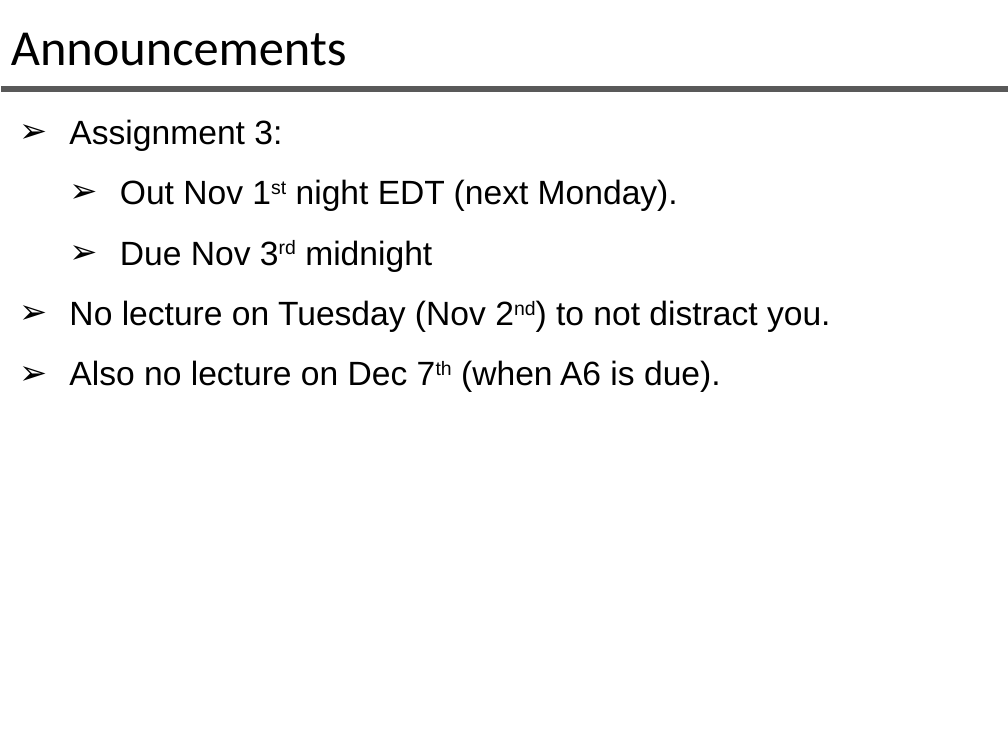
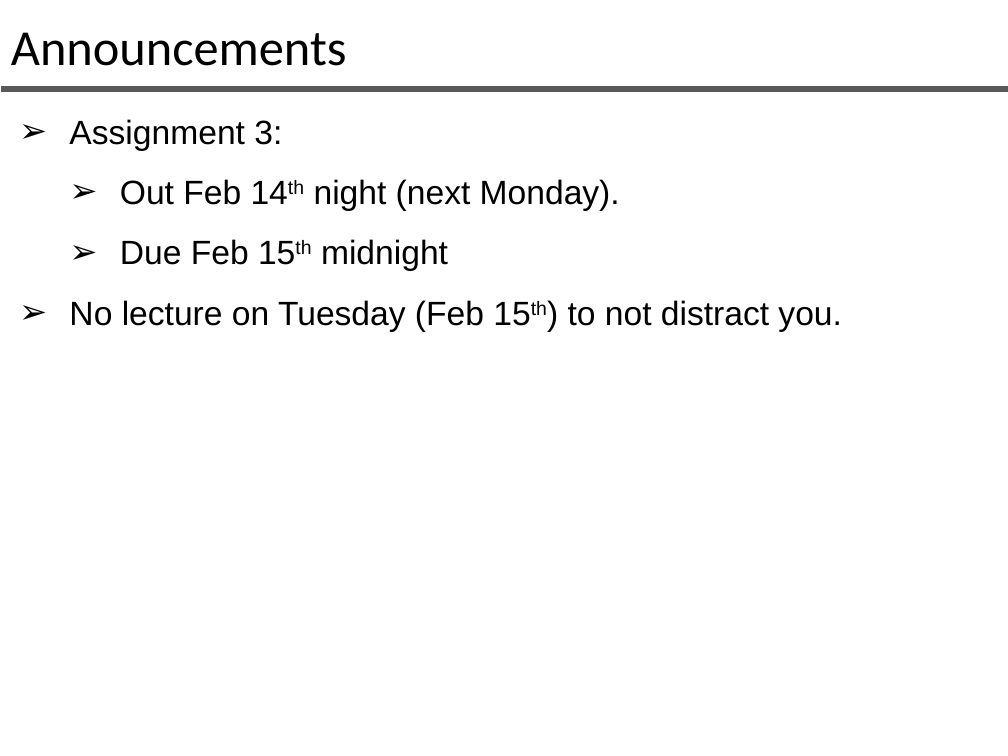
Before and after one commit to queryproc/slides, a slide deck: slide 4 of 11-physical-data-organization.pptx (slide 3 before the commit). Drawn at 1008x756 pixels with LibreOffice and Linux fonts; fonts in the diff are those of the drawing. Boxes give left, top, right and bottom in pixels: in the first picture for what was removed or moved away, otherwise in the second. Text is boxed around its words. In the diff, an @@ line names an element or a change of style, - is before the commit and + after.

```diff
--- a/11-physical-data-organization.pptx
+++ b/11-physical-data-organization.pptx
@@ text at box(69, 179, 841, 332): text changed @@
-  ➢ Out Nov 1st night EDT (next Monday).
-  ➢ Due Nov 3rd midnight
-➢ No lecture on Tuesday (Nov 2nd) to not distract you.
-➢ Also no lecture on Dec 7th (when A6 is due).
+  ➢ Out Feb 14th night (next Monday).
+  ➢ Due Feb 15th midnight
+➢ No lecture on Tuesday (Feb 15th) to not distract you.
```
Also in this commit, not shown: 7 other slides changed, 1 slide added, 1 other file.
